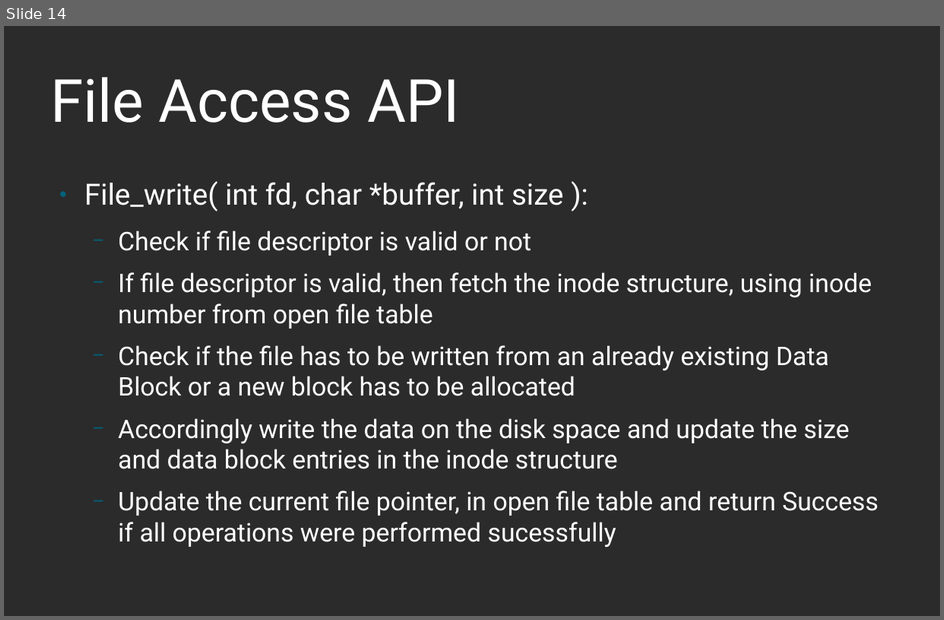
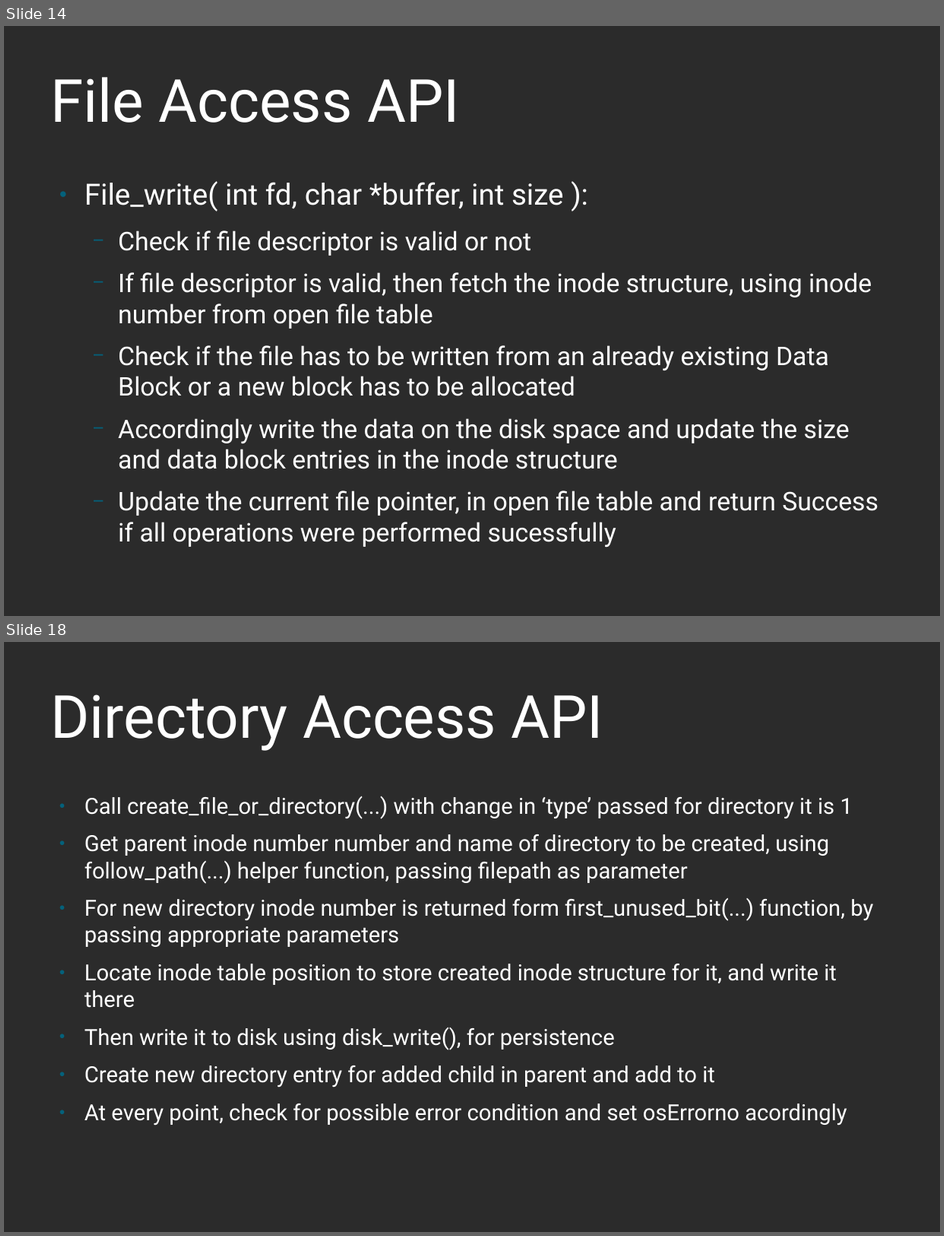
Before and after one commit to ankitmishra16/FIle-System, a slide deck: OS_Project_Report.odp. Shown one above the other, each under a label of ours: slide 14 before the commit, slides 14 and 18 after it; the slides between them are not shown. The pictures are 944x620 and 944x1236 pixels, drawn with LibreOffice and Linux fonts; fonts in the diff are those of the drawing; background and template pictures are left out; a plain dark background stands for a picture behind light text. Boxes give left, top, right and bottom in pixels: in the first picture for what was removed or moved away, otherwise in the second. Text is boxed around its words. In the diff, an @@ line names an element or a change of style, - is before the commit and + after.

```diff
--- a/OS_Project_Report.odp
+++ b/OS_Project_Report.odp
@@ slide 18 added at <box>4,642,940,1232</box>, background picture (left out) @@
@@ title added at <box>51,694,604,751</box>, 60 pt, text #FFFFFF @@
+Directory Access API
@@ text added at <box>85,796,873,1125</box>, 22.4 pt, text #FFFFFF @@
+● Call create_file_or_directory(...) with change in ‘type’ passed for directory it is 1
+● Get parent inode number number and name of directory to be created, using follow_path(...) helper function, passing filepath as parameter
+● For new directory inode number is returned form first_unused_bit(...) function, by passing appropriate parameters
+● Locate inode table position to store created inode structure for it, and write it there
+● Then write it to disk using disk_write(), for persistence
+● Create new directory entry for added child in parent and add to it
+● At every point, check for possible error condition and set osErrorno acordingly
```
Also in this commit, not shown: 1 slide changed, 5 other slides added.
